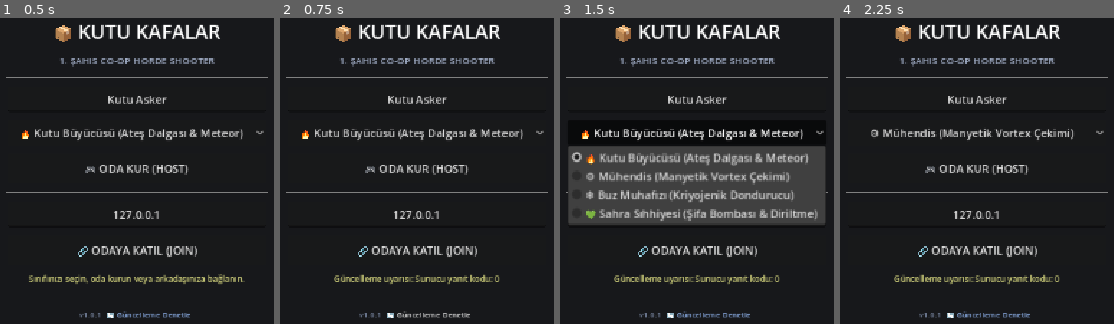
Above: before the commit, frames 1-4 (left to right).
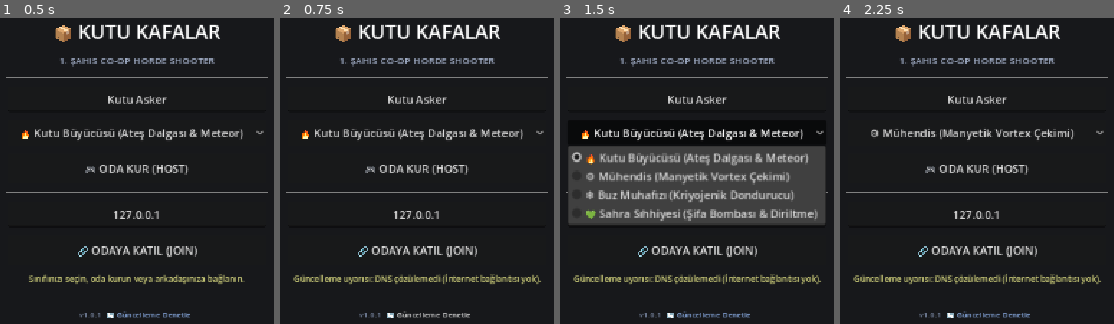
Above: after the commit, the same moments.

Repository: kaanturkogluu/kutukafalar
Game: Godot game, scene res://scenes/ui/lobby.tscn
Same seed, same stepped clock (60 frames per second), same inputs: the game is played once before the commit and once after it.
Inputs:
- Up to frame 1 (0.5 s): no input
- Up to frame 2 (0.75 s): click "🔄 Güncelleme Denetle" at 0.5 s
- Up to frame 3 (1.5 s): click "🔥 Kutu Büyücüsü (Ateş Dalgası…" at 1.25 s
- Up to frame 4 (2.25 s): click "🎮 ODA KUR (HOST)" at 2 s

Frame 1 is identical in both runs. In frame 2, 1.4% of the frame differs, in the area x 4-96%, y 83-87%; in frame 3, 1.4%; in frame 4, 1.4%.

Commit message:
feat: add version.json and rate-limit-free updater check

Diff:
--- a/scripts/autoload/AutoUpdater.gd
+++ b/scripts/autoload/AutoUpdater.gd
@@ -13,6 +13,7 @@
 const REPO_OWNER: String = "kaanturkogluu"
 const REPO_NAME: String = "kutukafalar"
 const CURRENT_VERSION: String = "v1.0.1"
+const RAW_VERSION_URL: String = "https://raw.githubusercontent.com/kaanturkogluu/kutukafalar/main/version.json"
 const GITHUB_API_URL: String = "https://api.github.com/repos/kaanturkogluu/kutukafalar/releases/latest"
 
 var check_http: HTTPRequest = null
@@ -53,7 +54,7 @@
 			var pct = clamp(float(downloaded) / float(total) * 100.0, 0.0, 100.0)
 			download_progress.emit(pct, downloaded, total)
 
-## GitHub'dan en son sürümü sorgula
+## GitHub'dan en son sürümü sorgula (Önce limitsiz raw JSON, gerekirse API)
 func check_for_updates() -> void:
 	if is_checking or is_downloading:
 		return
@@ -62,25 +63,37 @@
 
 	var headers = [
 		"User-Agent: KutuKafalar-AutoUpdater",
-		"Accept: application/vnd.github.v3+json"
+		"Accept: application/json"
 	]
 
-	print("[AutoUpdater] Güncellemeler denetleniyor: ", GITHUB_API_URL)
-	var err = check_http.request(GITHUB_API_URL, headers, HTTPClient.METHOD_GET)
+	print("[AutoUpdater] Güncellemeler denetleniyor: ", RAW_VERSION_URL)
+	var err = check_http.request(RAW_VERSION_URL, headers, HTTPClient.METHOD_GET)
 	if err != OK:
 		is_checking = false
 		update_failed.emit("Ağ isteği başlatılamadı (Hata: " + str(err) + ")")
 
-func _on_check_request_completed(_result: int, response_code: int, _headers: PackedStringArray, body: PackedByteArray) -> void:
+func _on_check_request_completed(result: int, response_code: int, _headers: PackedStringArray, body: PackedByteArray) -> void:
 	is_checking = false
 
+	if result != HTTPRequest.RESULT_SUCCESS:
+		var err_msg = "İnternet bağlantınızı kontrol edin."
+		match result:
+			HTTPRequest.RESULT_CANT_CONNECT: err_msg = "Sunucuya bağlanılamadı."
+			HTTPRequest.RESULT_CANT_RESOLVE: err_msg = "DNS çözülemedi (İnternet bağlantısı yok)."
+			HTTPRequest.RESULT_TLS_HANDSHAKE_ERROR: err_msg = "Güvenli SSL bağlantısı kurulamadı."
+			HTTPRequest.RESULT_NO_RESPONSE: err_msg = "Sunucudan yanıt alınamadı."
+			HTTPRequest.RESULT_TIMEOUT: err_msg = "Bağlantı zaman aşımına uğradı."
+		print("[AutoUpdater] İstek hatası: ", err_msg, " (result: ", result, ")")
+		update_failed.emit(err_msg)
+		return
+
 	if response_code == 404:
-		print("[AutoUpdater] GitHub'da henüz yayınlanmış bir Release bulunamadı.")
+		print("[AutoUpdater] Sürüm dosyası bulunamadı.")
 		update_not_available.emit(CURRENT_VERSION)
 		return
 
 	if response_code != 200:
-		print("[AutoUpdater] GitHub API yanıt vermedi, kod: ", response_code)
+		print("[AutoUpdater] Sunucu yanıt vermedi, kod: ", response_code)
 		update_failed.emit("Sunucu yanıt kodu: " + str(response_code))
 		return
 
@@ -96,34 +109,34 @@
 		update_failed.emit("Geçersiz API verisi.")
 		return
 
-	var tag_name: String = data.get("tag_name", "")
-	var changelog: String = data.get("body", "Yama detayları belirtilmedi.")
-	var assets: Array = data.get("assets", [])
-
-	print("[AutoUpdater] Mevcut sürüm: ", CURRENT_VERSION, " | En son GitHub sürümü: ", tag_name)
+	# Hem version.json hem de GitHub API Releases formatını destekle
+	var tag_name: String = data.get("version", data.get("tag_name", ""))
+	var changelog: String = data.get("changelog", data.get("body", "Yama detayları belirtilmedi."))
+	var pck_url: String = data.get("download_url", "")
+	var pck_size: int = int(data.get("pck_size", 0))
+
+	if pck_url.is_empty():
+		var assets: Array = data.get("assets", [])
+		for asset in assets:
+			if asset.get("name", "") == "KutuKafalar.pck":
+				pck_url = asset.get("browser_download_url", "")
+				pck_size = int(asset.get("size", 0))
+				break
+
+	print("[AutoUpdater] Mevcut sürüm: ", CURRENT_VERSION, " | En son sürüm: ", tag_name)
 
 	# Sürüm karşılaştırması
 	if tag_name.is_empty() or tag_name == CURRENT_VERSION:
 		update_not_available.emit(CURRENT_VERSION)
 		return
 
-	# Assets içinden KutuKafalar.pck dosyasını ara
-	var found_pck_url = ""
-	var pck_size = 0
-	for asset in assets:
-		var asset_name = asset.get("name", "")
-		if asset_name == "KutuKafalar.pck":
-			found_pck_url = asset.get("browser_download_url", "")
-			pck_size = int(asset.get("size", 0))
-			break
-
-	if found_pck_url.is_empty():
+	if pck_url.is_empty():
 		print("[AutoUpdater] Sürüm bulundu ancak KutuKafalar.pck eklenmemiş.")
 		update_not_available.emit(CURRENT_VERSION)
 		return
 
-	latest_pck_url = found_pck_url
-	update_available.emit(tag_name, changelog, found_pck_url, pck_size)
+	latest_pck_url = pck_url
+	update_available.emit(tag_name, changelog, pck_url, pck_size)
 
 ## Yeni PCK dosyasını indir
 func start_download(pck_url: String = "") -> void:
--- /dev/null
+++ b/version.json
@@ -0,0 +1,6 @@
+{
+  "version": "v1.0.1",
+  "download_url": "https://github.com/kaanturkogluu/kutukafalar/releases/download/v1.0.1/KutuKafalar.pck",
+  "pck_size": 237832,
+  "changelog": "- İki aşamalı lobi ve hazır (Ready) sistemi eklendi.\n- 3. şahıs izleyici modu (Spectator) eklendi.\n- Geç katılanların oyunu bozması engellendi."
+}
